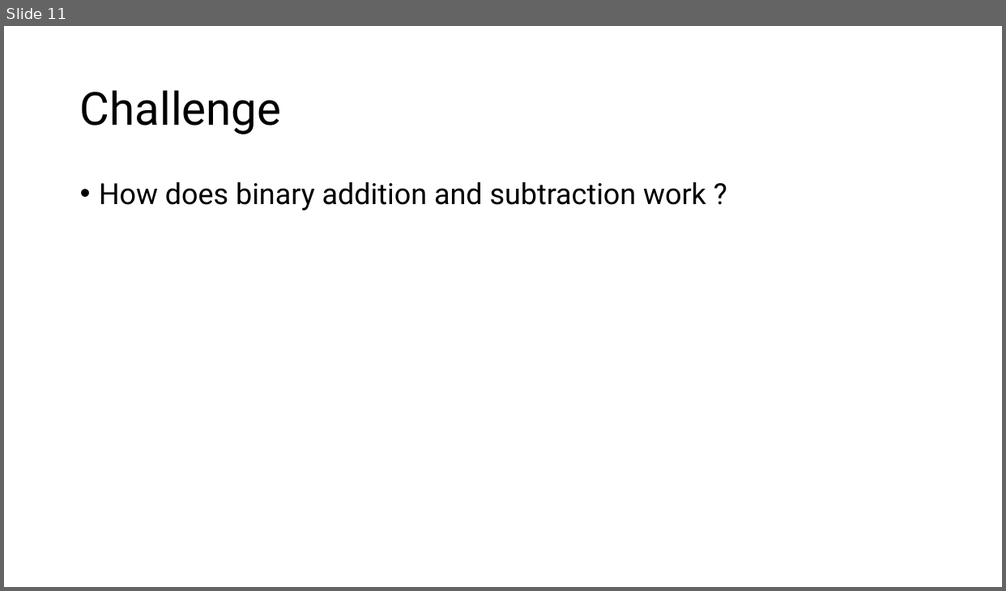
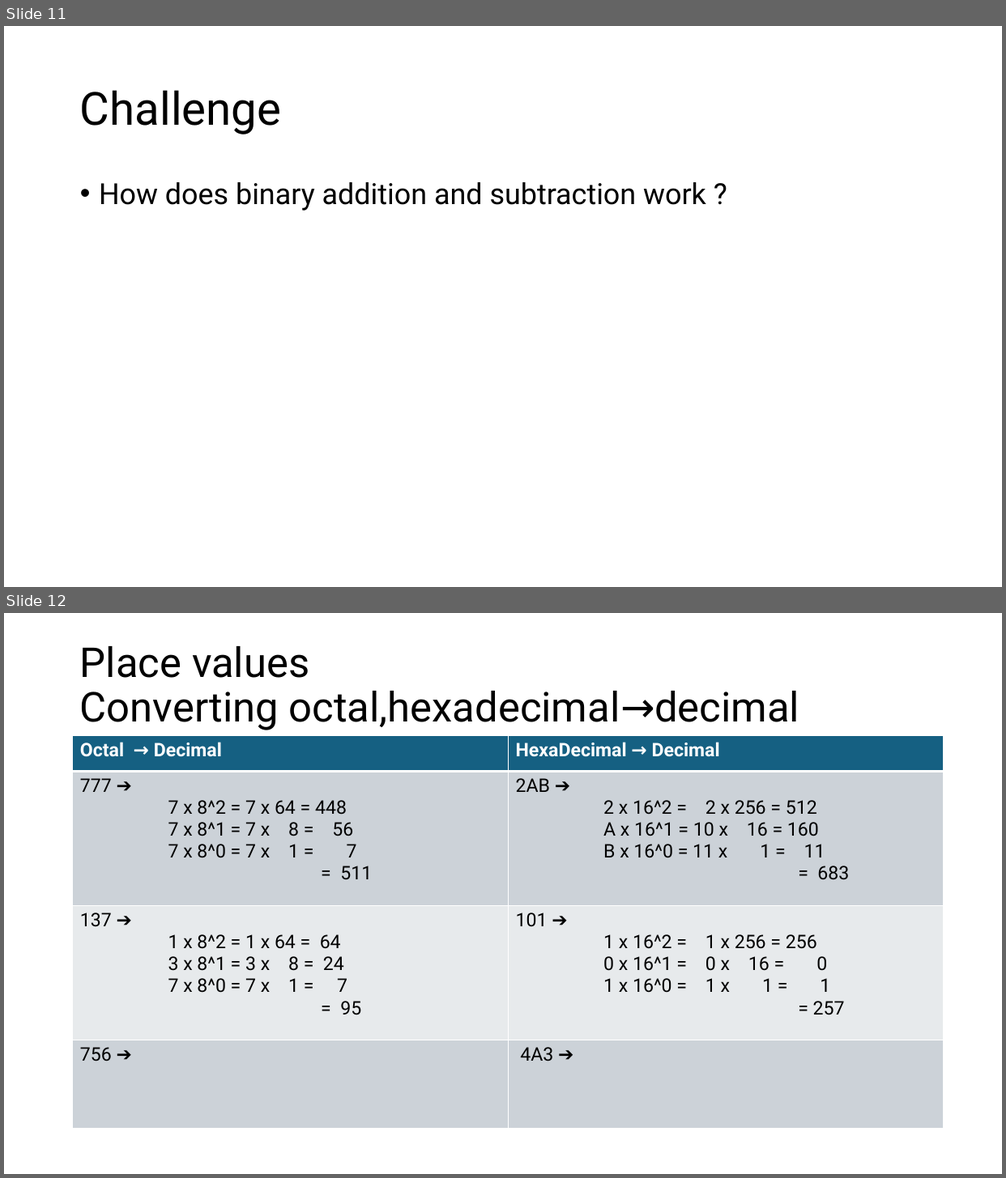
Before and after one commit to MoklaEducation/ems_winter_2025_acsl101, a slide deck: all/ExploringCSConceptsViaACSLCompetitions_all.pptx. Shown one above the other, each under a label of ours: slide 11 before the commit, slides 11 and 12 after it. The pictures are 1006x591 and 1006x1178 pixels, drawn with LibreOffice and Linux fonts; fonts in the diff are those of the drawing. Boxes give left, top, right and bottom in pixels: in the first picture for what was removed or moved away, otherwise in the second. Text is boxed around its words. In the diff, an @@ line names an element or a change of style, - is before the commit and + after.

```diff
--- a/all/ExploringCSConceptsViaACSLCompetitions_all.pptx
+++ b/all/ExploringCSConceptsViaACSLCompetitions_all.pptx
@@ slide 12 added at (4, 613, 1002, 1174), background #FFFFFF @@
@@ title added at (80, 646, 799, 730), 39.6 pt, text #000000 @@
+Place values
+Converting octal,hexadecimal→decimal
@@ table added at (73, 736, 944, 1128), 4 rows, 2 columns @@
+Octal → Decimal | HexaDecimal → Decimal
+777 ➔ / 7 x 8^2 = 7 x 64 = 448 / 7 x 8^1 = 7 x 8 = 56 / 7 x 8^0 = 7 x 1 = 7 / = 511 | 2AB ➔ / 2 x 16^2 = 2 x 256 = 512 / A x 16^1 = 10 x 16 = 160 / B x 16^0 = 11 x 1 = 11 / = 683
+137 ➔ / 1 x 8^2 = 1 x 64 = 64 / 3 x 8^1 = 3 x 8 = 24 / 7 x 8^0 = 7 x 1 = 7 / = 95 | 101 ➔ / 1 x 16^2 = 1 x 256 = 256 / 0 x 16^1 = 0 x 16 = 0 / 1 x 16^0 = 1 x 1 = 1 / = 257
+756 ➔ | 4A3 ➔
```
Also in this commit, not shown: 7 other slides added, 2 other files.
